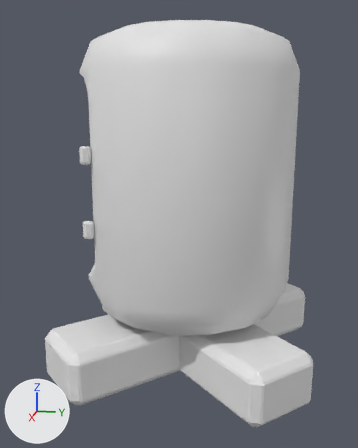
Renders of the Blender file Blender/EAtomicBattery/EAtomicBattery.blend from each side of a commit.
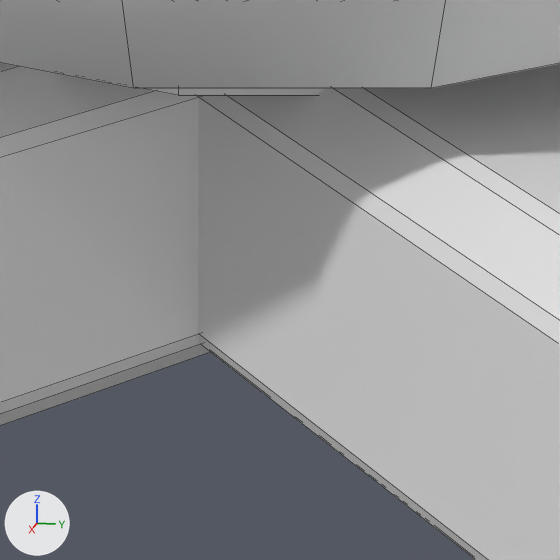
There are two pictures of each version: one whole from a camera (50 mm lens) standing at (0.927, 0.166, 0.005) and looking at (0.007, -0.018, -0.225), one close up on the part from 42% to 64% of the width and 72% to 89% of the height. The axes (+X, +Y, +Z) are drawn at lower left. The lights are the same throughout. The close-ups show mesh edges as thin lines.

In view in the first close-up: 'Cross_Construction', 'HalfTank_1'.
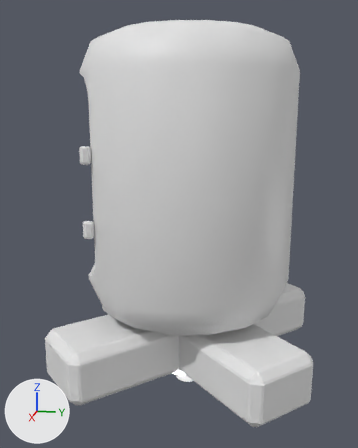
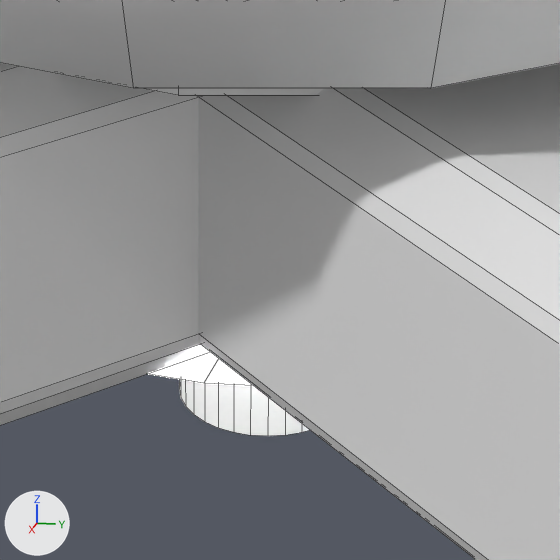
Edits to the scene script, one JSON object a line:
```json
{"op": "add", "block": "ng_seut_node_group_004", "code": ["ng_seut_node_group_004 = bpy.data.node_groups.new('SEUT Node Group.004', 'ShaderNodeTree')", "# nodes: Attribute, BsdfDiffuse, BsdfPrincipled, Invert, Math, Mix, MixRGB, MixShader, NormalMap, SeparateColor, Value, VectorMath", "# colours: white #ffffff"]}
{"op": "add", "block": "mat_buttonsatlas_colorable", "code": ["mat_buttonsatlas_colorable = bpy.data.materials.new('ButtonsAtlas_Colorable')", "# nodes: Group, OutputMaterial, Value", "# colours: grey #bcbcbc, white #ffffff, black #000000"]}
{"op": "add", "block": "mat_conveyor_yellow", "code": ["mat_conveyor_yellow = bpy.data.materials.new('Conveyor_Yellow')"]}
{"op": "add", "block": "me_plane_035", "code": ["me_plane_035 = bpy.data.meshes.new('Plane.035')", "me_plane_035.from_pydata(...)  # 64 vertices, 33 faces; spans x -0.092..0.092, y -0.092..0.092, z -0.01..0.0", "me_plane_035.materials.append(mat_buttonsatlas_colorable)  # its picture is missing"]}
{"op": "add", "block": "me_cylinder_004", "code": ["me_cylinder_004 = bpy.data.meshes.new('Cylinder.004')", "me_cylinder_004.from_pydata(...)  # a 32-sided cylinder along z spanning x -0.25..0.25, y -0.25..0.25, z -0.25..0.25", "me_cylinder_004.materials.append(mat_conveyor_yellow)"]}
{"op": "add", "block": "ob_cylinder_001", "code": ["ob_cylinder_001 = bpy.data.objects.new('Cylinder.001', me_cylinder_004)", "ob_cylinder_001.parent = ob_big_plug_reinforced", "ob_cylinder_001.location = (0.0, 0.0, 0.02)", "ob_cylinder_001.scale = (0.1, 0.1, 0.1)"]}
{"op": "add", "block": "ob_big_plug_reinforced", "code": ["ob_big_plug_reinforced = bpy.data.objects.new('Big Plug Reinforced', me_plane_035)", "ob_big_plug_reinforced.parent = ob_cross_construction", "ob_big_plug_reinforced.location = (0.0, 0.0, -0.509)", "ob_big_plug_reinforced.rotation_euler = (0.0, 3.142, 0.0)  # degrees (0, 180, 0)"]}
```

Changed parts and their boxes [x1, y1, x2, y2] in the close-ups (560 x 560 px):
```json
{"object": "Cylinder.001", "change": "added", "after": [179, 379, 309, 436]}
{"object": "Big Plug Reinforced", "change": "added", "after": [149, 352, 253, 386]}
```
